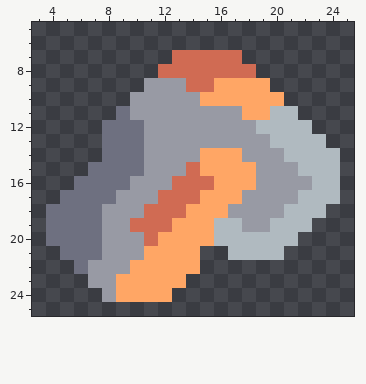
Pixel-art sprite -- sprites/units/buffed/buffed-flare-left-fist.png. The picture above is the old version.
The file is 30x32 pixels. Shown: x 3..25, y 5..25.
And afterwards:
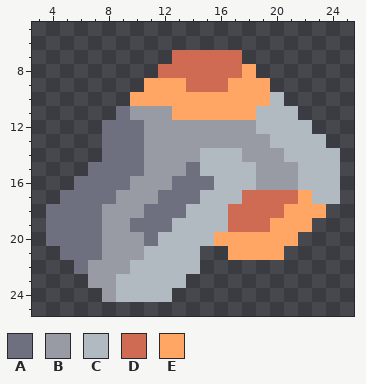
Palette (. is transparent): A #6e7080  B #989aa4  C #b0bac0  D #d06b53  E #ffa665
What changed:
y 8: x 18 D -> E
y 9: x 11..13 BBB -> EEE; x 16 E -> D
y 10: x 10..14 BBBBB -> EEEEE; x 20 E -> C
y 11: x 13..17 BBBBB -> EEEEE; x 19 E -> C
y 14: x 15..17 EEE -> CCC
y 15: x 14..18 DEEEE -> ACCCC
y 16: x 13..18 DDDEEE -> AAACCC; x 22 B -> C
y 17: x 12..22 DDDEEEBBBBC -> AAACCCDDDDE
y 18: x 11..23 DDDEEEBBBBCCC -> AAACCCDDDDEEE
y 19: x 10..15 DDDEEE -> AAACCC; x 17..22 CBBCCC -> DDDEEE
y 20: x 11..21 DEEEECCCCCC -> ACCCCEEEEEE
y 21: x 11..14 EEEE -> CCCC; x 17..20 CCCC -> EEEE
y 22: x 10..14 EEEEE -> CCCCC
y 23: x 9..13 EEEEE -> CCCCC
y 24: x 9..12 EEEE -> CCCC
